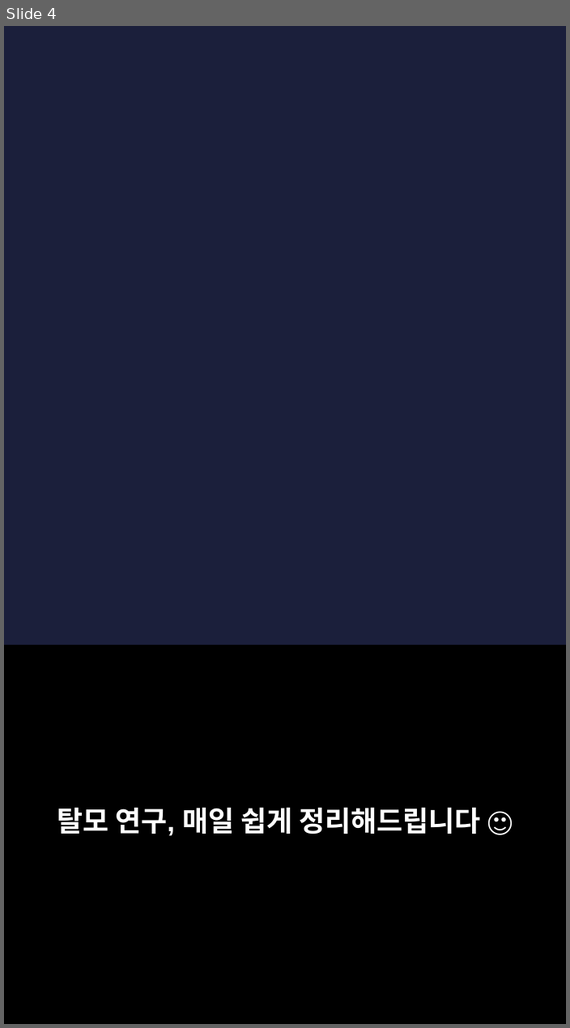
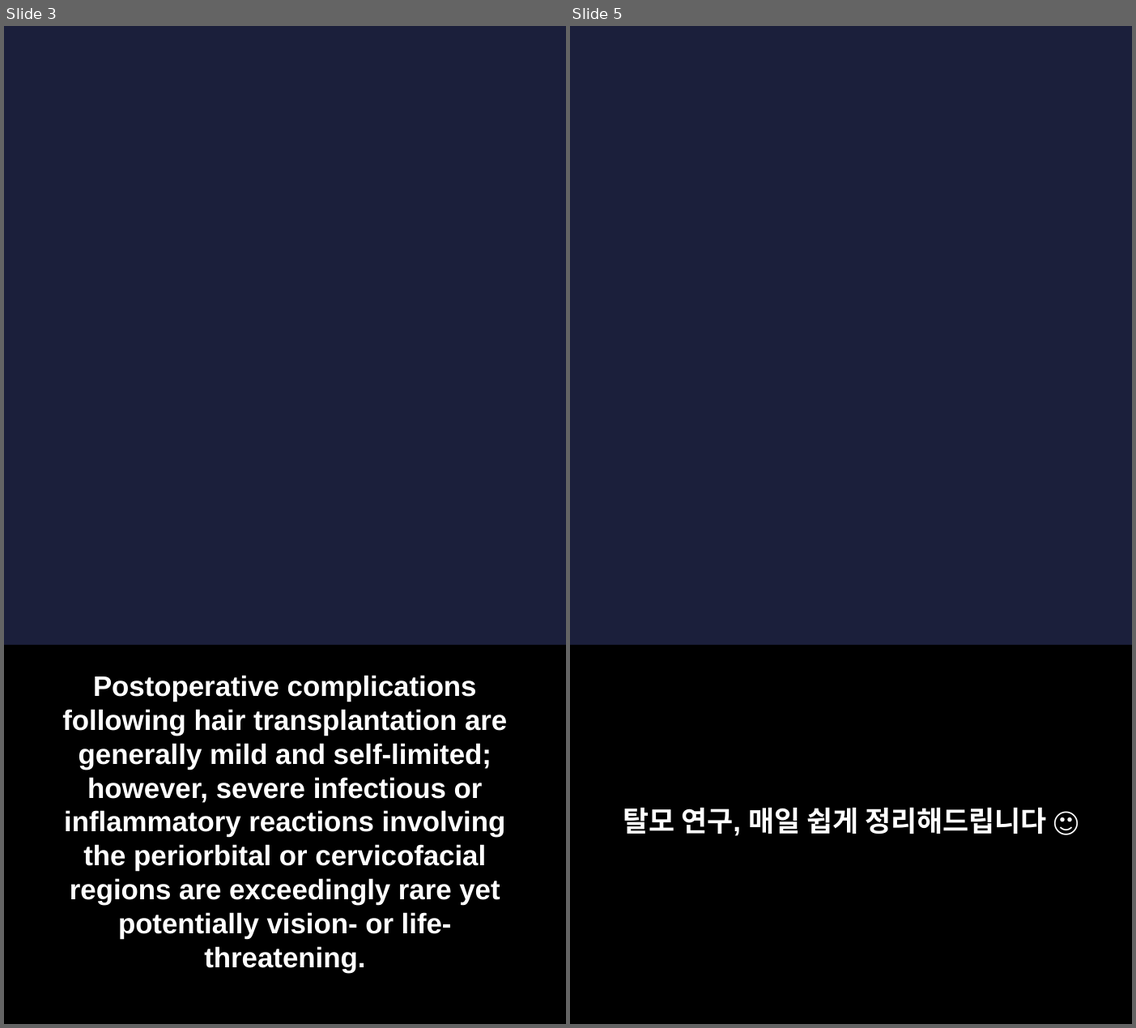
Before and after one commit to hyokang2010-BJ-ANTH/product-builder-test, a slide deck: pwa/data/latest/slides.pptx. Shown side by side, each under a label of ours: slide 4 before the commit, slides 3 and 5 after it; the slides between them are not shown. The pictures are 570x1028 and 1136x1028 pixels, drawn with LibreOffice and Linux fonts; fonts in the diff are those of the drawing; background and template pictures are left out. Boxes give left, top, right and bottom in pixels: in the first picture for what was removed or moved away, otherwise in the second. Text is boxed around its words. In the diff, an @@ line names an element or a change of style, - is before the commit and + after.

```diff
--- a/pwa/data/latest/slides.pptx
+++ b/pwa/data/latest/slides.pptx
@@ slide 3 added at [4, 26, 566, 1024], background picture (left out) @@
@@ rectangle added at [4, 646, 566, 1024], fill #000000 @@
@@ text added at [62, 675, 507, 973], 22 pt, text #FFFFFF, bold @@
+Postoperative complications following hair transplantation are generally mild and self-limited; however, severe infectious or inflammatory reactions involving the periorbital or cervicofacial regions are exceedingly rare yet potentially vision- or life-threatening.
@@ what was slide 4 is now slide 5 @@
```
Also in this commit, not shown: 2 slides changed, 4 other slides added, 3 slides removed, 26 other files.
